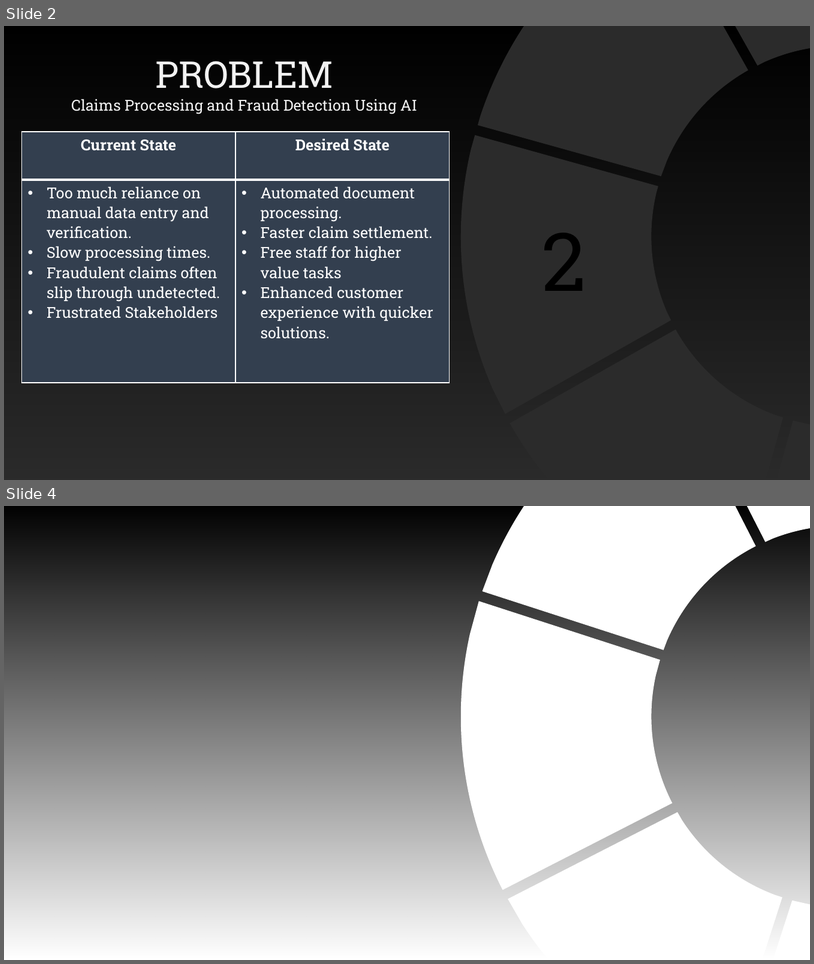
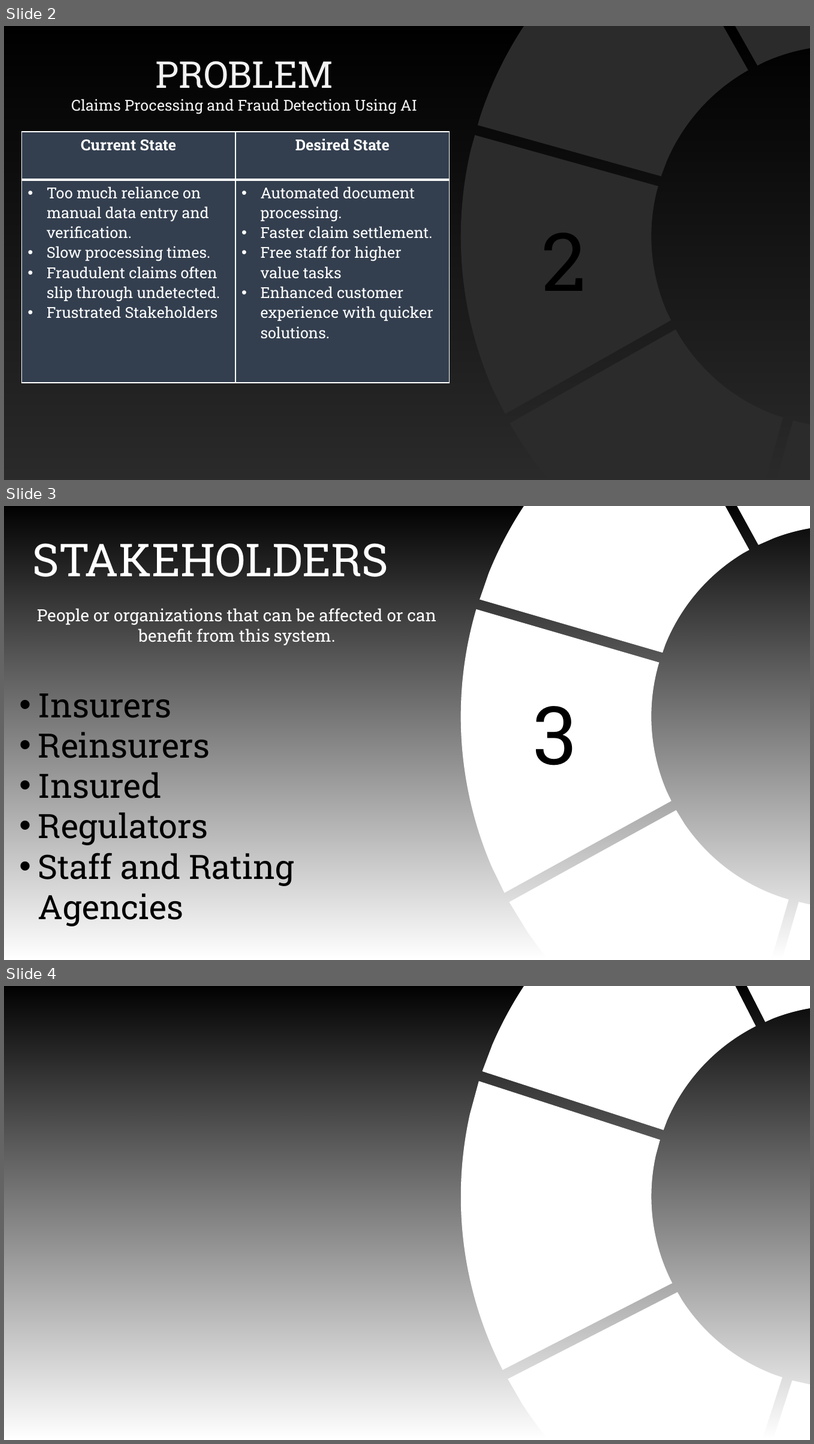
Before and after one commit to hacknovators-org/Presentation, a slide deck: Presentation1.pptx. Shown one above the other, each under a label of ours: slides 2 and 4 before the commit, slides 2, 3 and 4 after it; the slides between them are not shown. The pictures are 814x964 and 814x1444 pixels, drawn with LibreOffice and Linux fonts; fonts in the diff are those of the drawing; background and template pictures are left out; a plain dark background stands for a picture behind light text. Boxes give left, top, right and bottom in pixels: in the first picture for what was removed or moved away, otherwise in the second. Text is boxed around its words. In the diff, an @@ line names an element or a change of style, - is before the commit and + after.

Commit message:
Added Slide 3

```diff
--- a/Presentation1.pptx
+++ b/Presentation1.pptx
@@ slide 3 added at [4, 506, 810, 960], background picture (left out) @@
@@ rectangle added at [4, 506, 810, 960], fill gradient #000000 @@
@@ freeform shape added at [370, 506, 810, 960], fill #FFFFFF @@
@@ text added at [32, 543, 389, 577], 54 pt, text #FFFFFF @@
+STAKEHOLDERS
@@ text added at [37, 608, 437, 645], 20 pt, text #FFFFFF @@
+People or organizations that can be affected or can benefit from this system.
@@ text added at [38, 693, 294, 926], 40 pt, text #000000 @@
+• Insurers
+• Reinsurers
+• Insured
+• Regulators
+• Staff and Rating Agencies
@@ text added at [534, 706, 578, 765], 96 pt, text #000000 @@
+3
```
Also in this commit, not shown: 1 slide removed.
